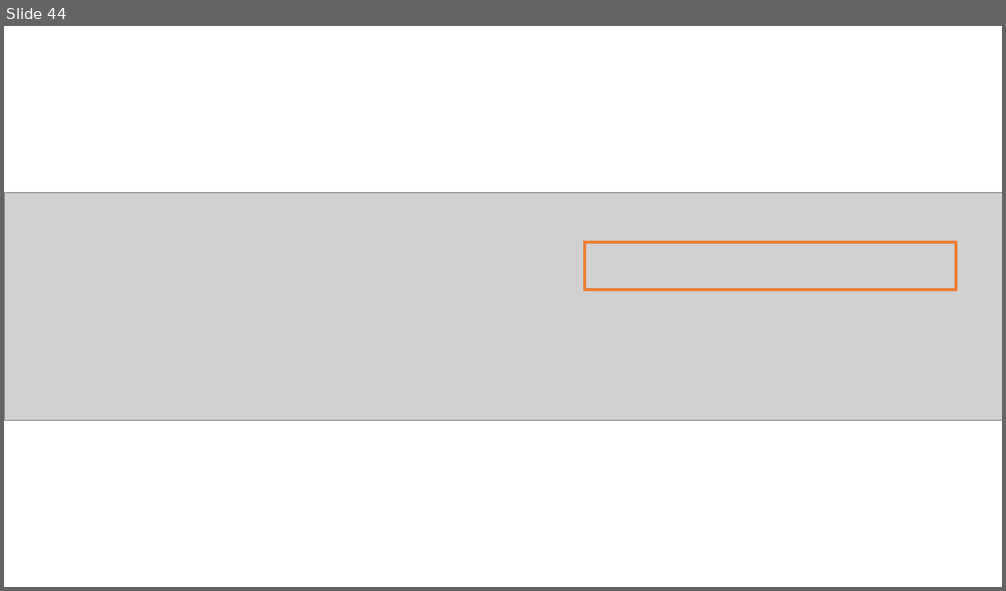
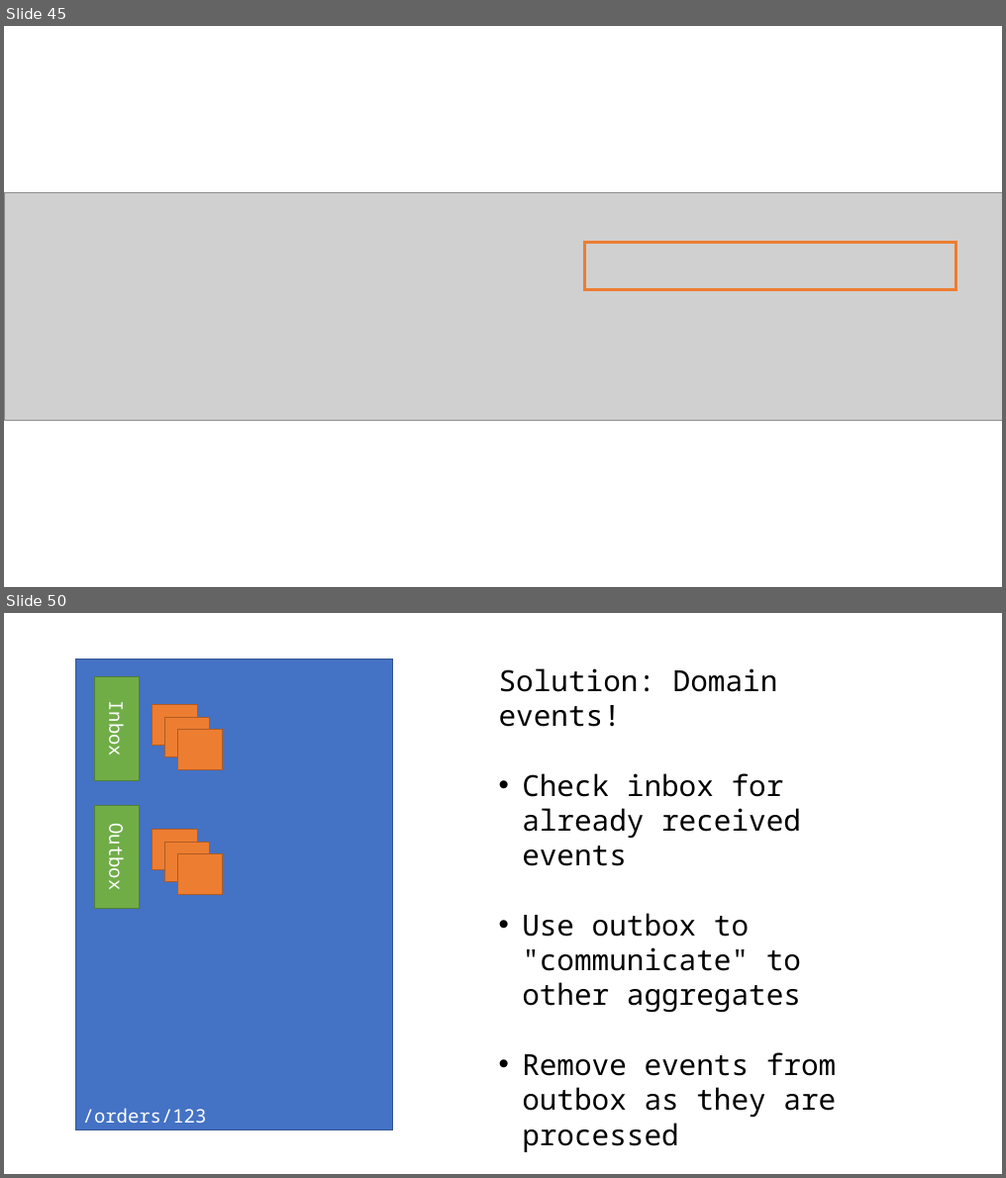
Before and after one commit to jbogard/presentations, a slide deck: FromSQLtoAzureCosmosDB/FromSQLtoAzureCosmosDB.pptx. Shown one above the other, each under a label of ours: slide 44 before the commit, slides 45 and 50 after it; the slides between them are not shown. The pictures are 1006x591 and 1006x1178 pixels, drawn with LibreOffice and Linux fonts; fonts in the diff are those of the drawing; grey boxes stand for pictures. Boxes give left, top, right and bottom in pixels: in the first picture for what was removed or moved away, otherwise in the second. Text is boxed around its words. In the diff, an @@ line names an element or a change of style, - is before the commit and + after.

Commit message:
Talk

```diff
--- a/FromSQLtoAzureCosmosDB/FromSQLtoAzureCosmosDB.pptx
+++ b/FromSQLtoAzureCosmosDB/FromSQLtoAzureCosmosDB.pptx
@@ slide 50 added at (4, 613, 1002, 1174), background #FFFFFF @@
@@ rectangle added at (76, 659, 393, 1131), fill #4472C4, outline #325491 1 pt, 18 pt, text #FFFFFF @@
+/orders/123
@@ text added at (499, 668, 836, 1153), 28 pt, text #000000 @@
+Solution: Domain events!
+• Check inbox for already received events
+• Use outbox to "communicate" to other aggregates
+• Remove events from outbox as they are processed
@@ rectangle added at (94, 677, 140, 780), fill #70AD47, outline #538035 1 pt, 18 pt, text #FFFFFF @@
+Inbox
@@ rectangle added at (152, 705, 197, 746), fill #ED7D31, outline #AF5C24 1 pt @@
@@ rectangle added at (165, 717, 210, 758), fill #ED7D31, outline #AF5C24 1 pt @@
@@ rectangle added at (177, 730, 223, 770), fill #ED7D31, outline #AF5C24 1 pt @@
@@ rectangle added at (94, 805, 140, 909), fill #70AD47, outline #538035 1 pt, 18 pt, text #FFFFFF @@
+Outbox
@@ rectangle added at (152, 830, 197, 869), fill #ED7D31, outline #AF5C24 1 pt @@
@@ rectangle added at (165, 842, 210, 882), fill #ED7D31, outline #AF5C24 1 pt @@
@@ rectangle added at (177, 855, 223, 895), fill #ED7D31, outline #AF5C24 1 pt @@
@@ what was slide 44 is now slide 45 @@
```
Also in this commit, not shown: 5 other slides added, 1 other file.
